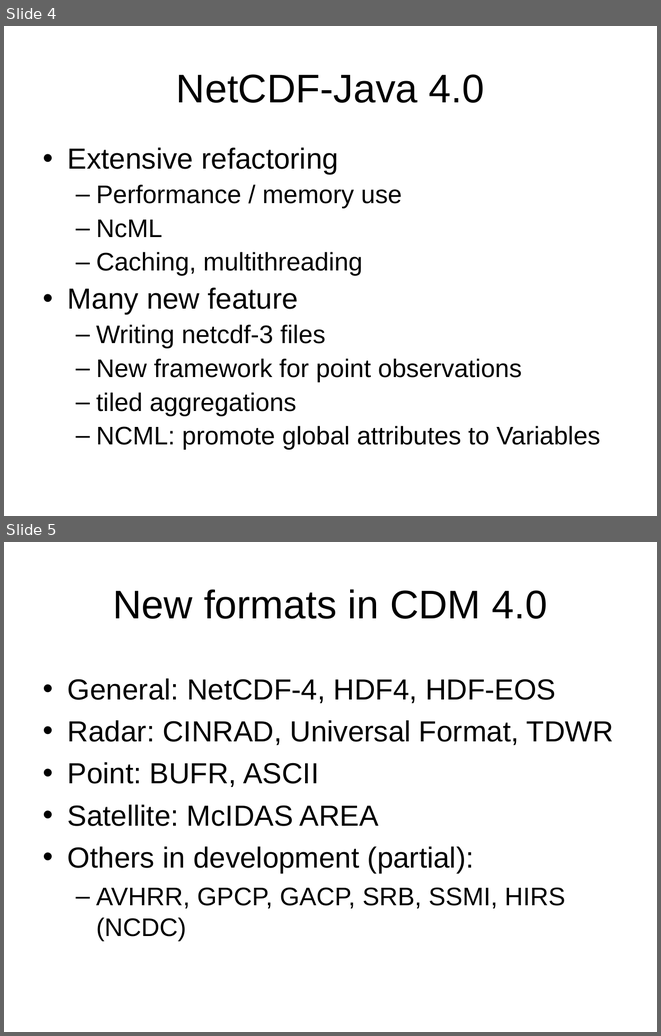
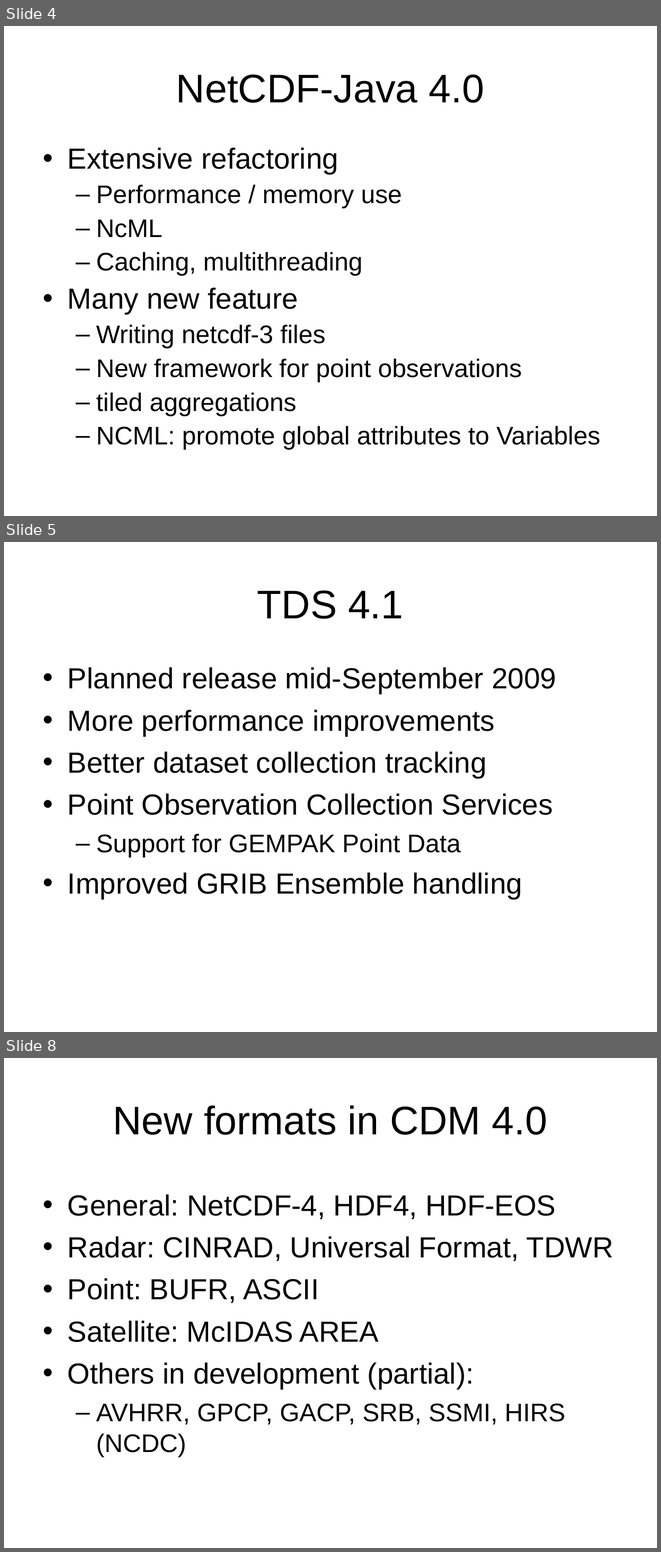
Before and after one commit to ooici-eoi/THREDDS, a slide deck: docs/web/thredds/tech/tutorial/TDS4.ppt. Shown one above the other, each under a label of ours: slides 4 and 5 before the commit, slides 4, 5 and 8 after it; the slides between them are not shown. The pictures are 661x1036 and 661x1552 pixels, drawn with LibreOffice and Linux fonts; fonts in the diff are those of the drawing; background and template pictures are left out. Boxes give left, top, right and bottom in pixels: in the first picture for what was removed or moved away, otherwise in the second. Text is boxed around its words. In the diff, an @@ line names an element or a change of style, - is before the commit and + after.

```diff
--- a/docs/web/thredds/tech/tutorial/TDS4.ppt
+++ b/docs/web/thredds/tech/tutorial/TDS4.ppt
@@ slide 5 added at (4,542,657,1032), background picture (left out) @@
@@ title added at (257,590,404,619), 44 pt, text #000000 @@
+TDS 4.1
@@ text added at (68,667,556,899), 32 pt, text #000000 @@
+• Planned release mid-September 2009
+• More performance improvements
+• Better dataset collection tracking
+• Point Observation Collection Services
+  – Support for GEMPAK Point Data
+• Improved GRIB Ensemble handling
@@ what was slide 5 is now slide 8 @@
```
Also in this commit, not shown: 2 slides changed, 2 other slides added, 4 other files.
